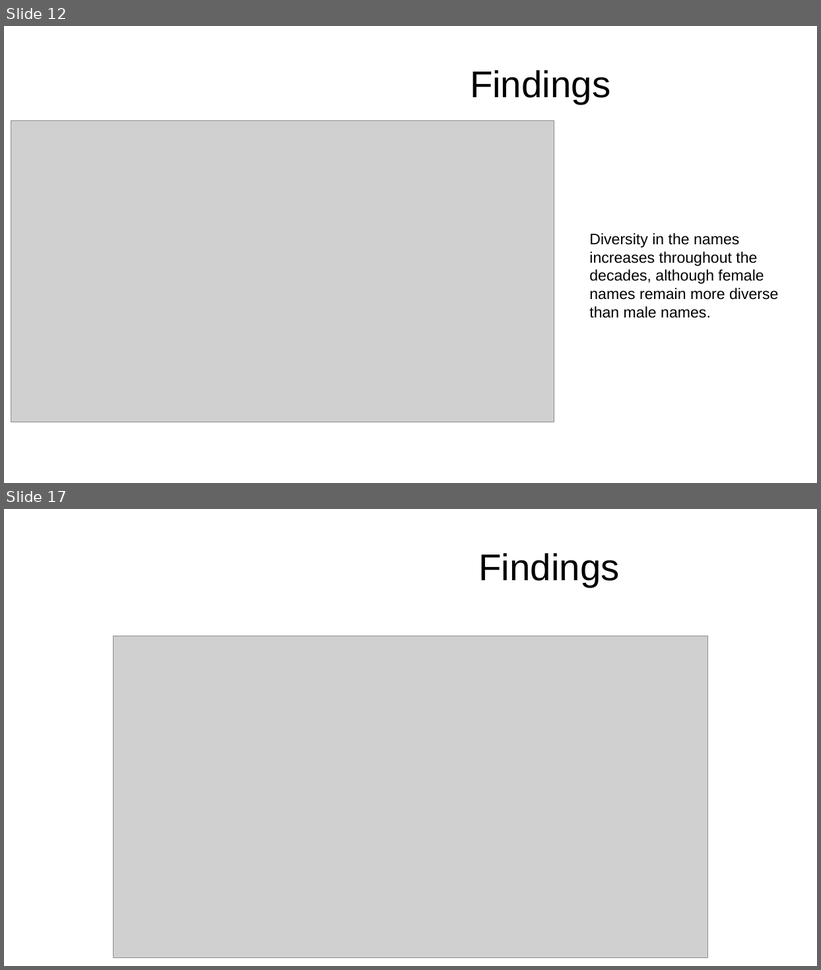
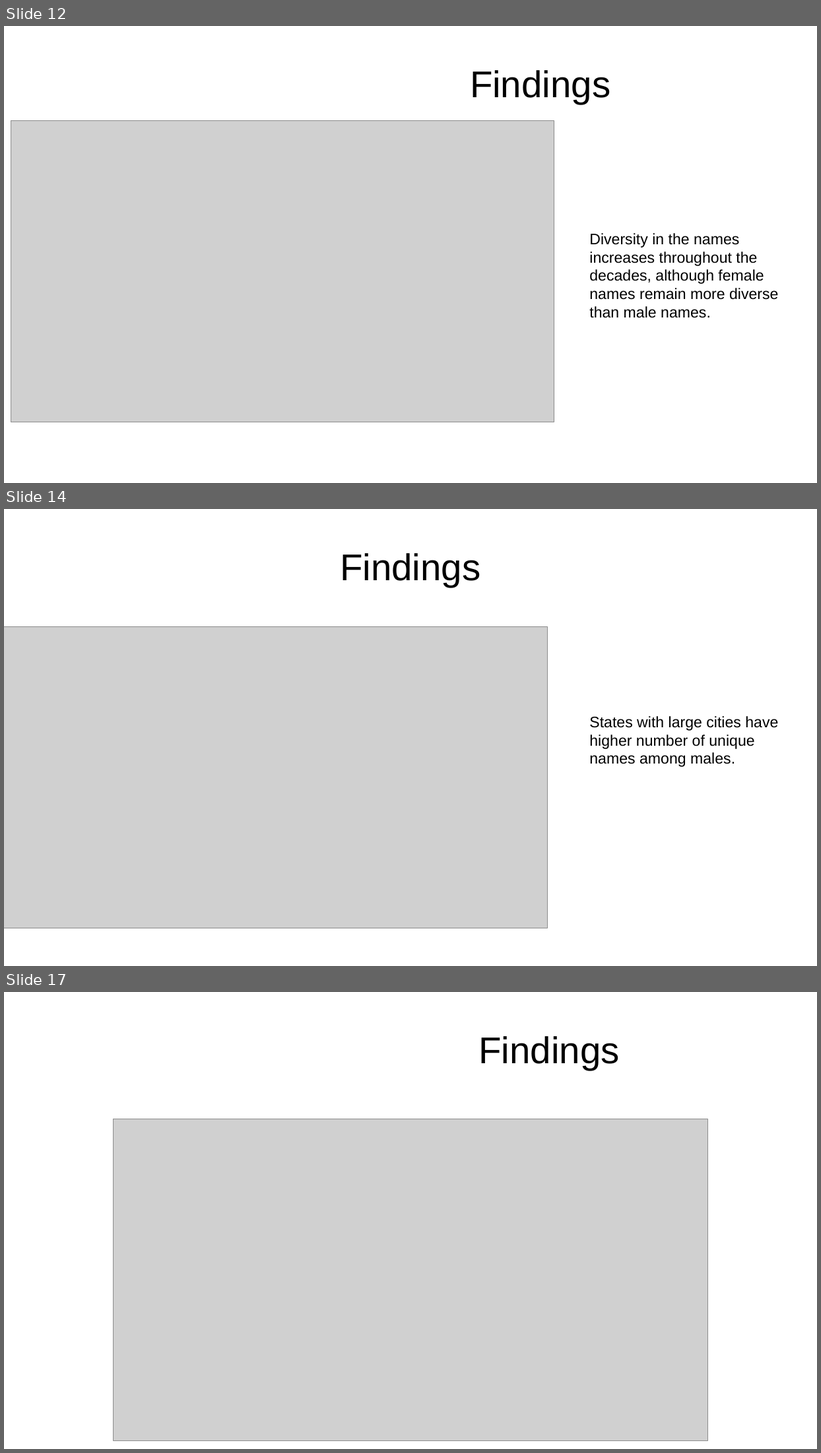
Before and after one commit to GizemYP/columbia_group_project, a slide deck: Presentation_What drives parent’s decisions when choosing a name.pptx. Shown one above the other, each under a label of ours: slides 12 and 17 before the commit, slides 12, 14 and 17 after it; the slides between them are not shown. The pictures are 821x970 and 821x1453 pixels, drawn with LibreOffice and Linux fonts; fonts in the diff are those of the drawing; grey boxes stand for pictures; background and template pictures are left out. Boxes give left, top, right and bottom in pixels: in the first picture for what was removed or moved away, otherwise in the second. Text is boxed around its words. In the diff, an @@ line names an element or a change of style, - is before the commit and + after.

```diff
--- a/Presentation_What drives parent’s decisions when choosing a name.pptx
+++ b/Presentation_What drives parent’s decisions when choosing a name.pptx
@@ slide 14 added at (4,509,817,966), background picture (left out) @@
@@ title added at (340,553,481,587), 44 pt, text #000000 @@
+Findings
@@ picture added at (4,626,547,929) @@
@@ text added at (589,716,778,767), 18 pt, text #000000 @@
+States with large cities have higher number of unique names among males.
```
Also in this commit, not shown: 3 other slides added, 4 slides removed.
